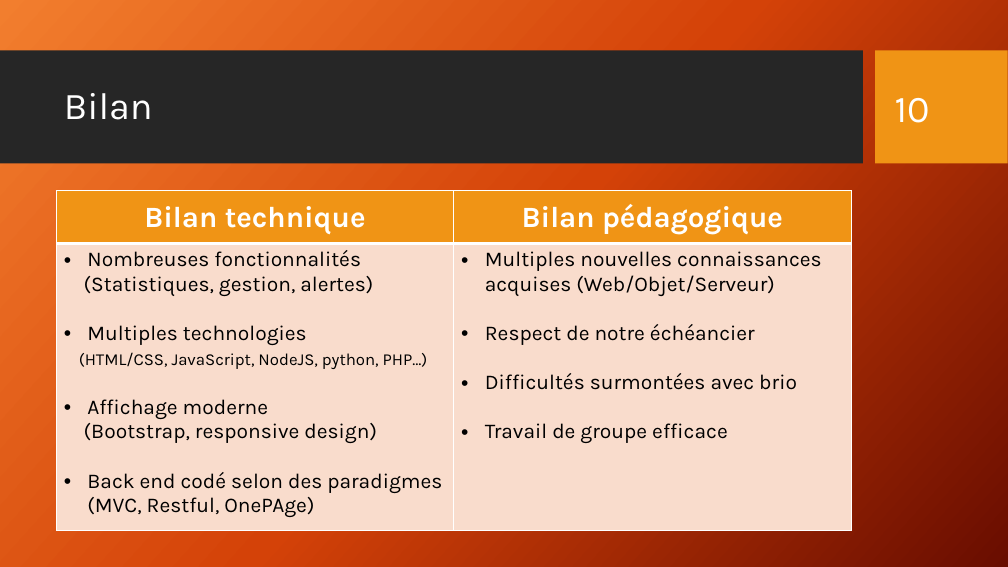
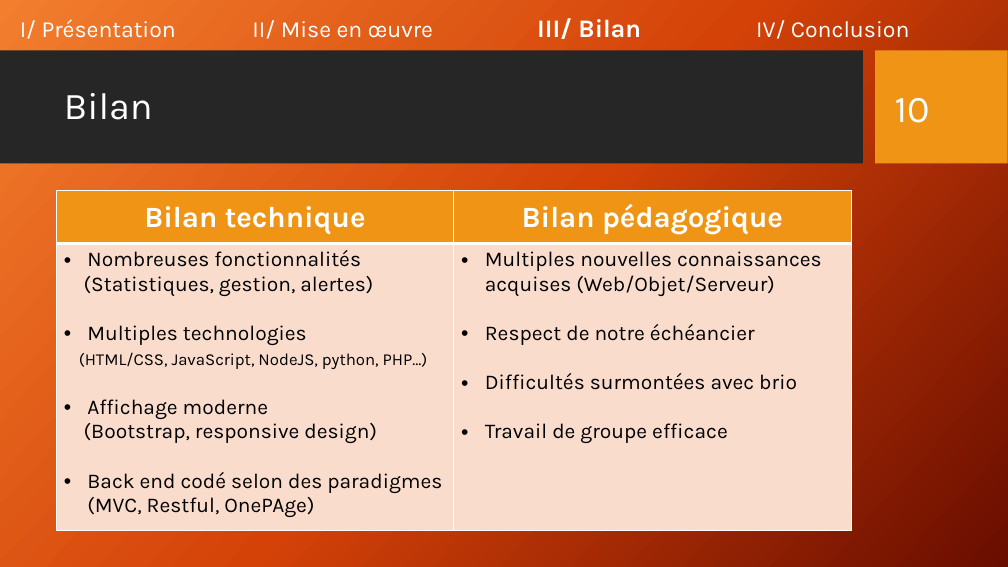
Before and after one commit to zaturgo/MarinaConnect, a slide deck: slide 10 of Documentation/Présentation_ptut_s4.pptx. Drawn at 1008x567 pixels with LibreOffice and Linux fonts; fonts in the diff are those of the drawing; background and template pictures are left out. Boxes give left, top, right and bottom in pixels: in the first picture for what was removed or moved away, otherwise in the second. Text is boxed around its words. In the diff, an @@ line names an element or a change of style, - is before the commit and + after.

```diff
--- a/Documentation/Présentation_ptut_s4.pptx
+++ b/Documentation/Présentation_ptut_s4.pptx
@@ text added at (20,18,909,39), 22 pt, text #FFFFFF @@
+I/ Présentation II/ Mise en œuvre III/ Bilan IV/ Conclusion
```
Also in this commit, not shown: 9 other slides changed.
